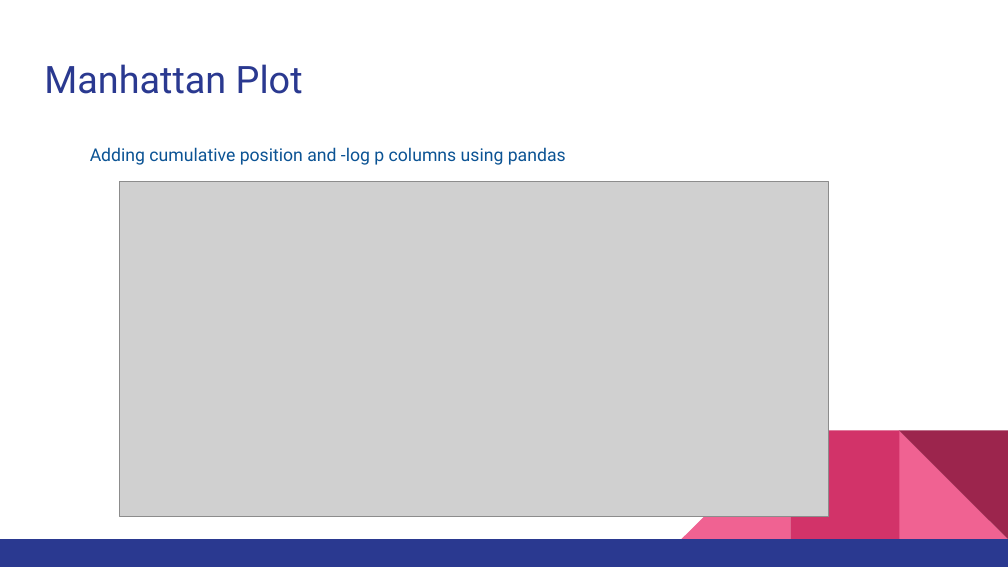
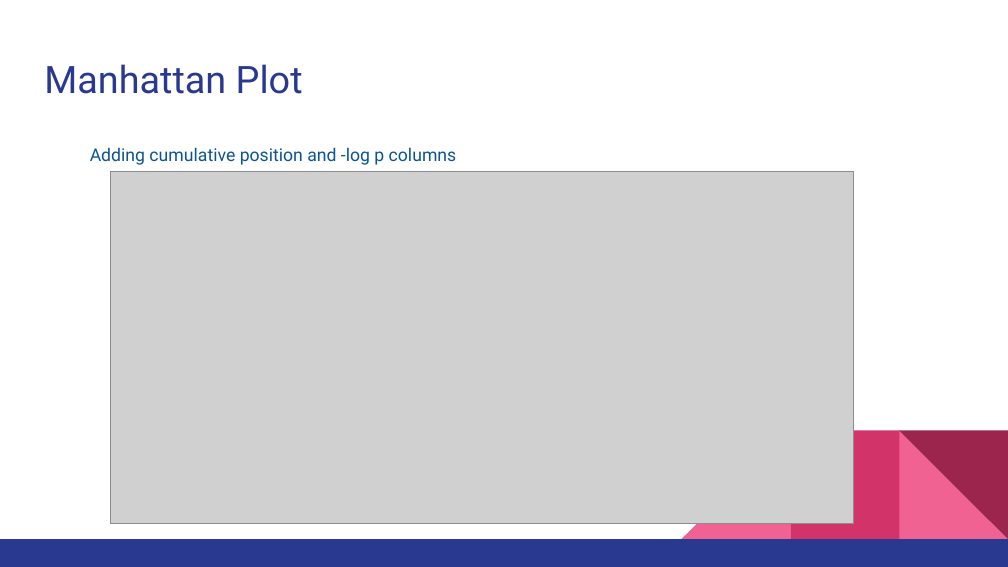
Before and after one commit to imcalledlewis/QMUL-Bioinformatics-DDG, a slide deck: slide 17 of Presentation.pptx (slide 16 before the commit). Drawn at 1008x567 pixels with LibreOffice and Linux fonts; fonts in the diff are those of the drawing; grey boxes stand for pictures. Boxes give left, top, right and bottom in pixels: in the first picture for what was removed or moved away, otherwise in the second. Text is boxed around its words. In the diff, an @@ line names an element or a change of style, - is before the commit and + after.

```diff
--- a/Presentation.pptx
+++ b/Presentation.pptx
@@ text at bbox=[90, 147, 457, 165]: text changed @@
-Adding cumulative position and -log p columns using pandas
+Adding cumulative position and -log p columns
@@ picture: place and size @@
-picture at bbox=[120, 181, 829, 516]
+picture at bbox=[111, 171, 854, 523]
```
Also in this commit, not shown: 5 other slides changed, 1 slide added.
